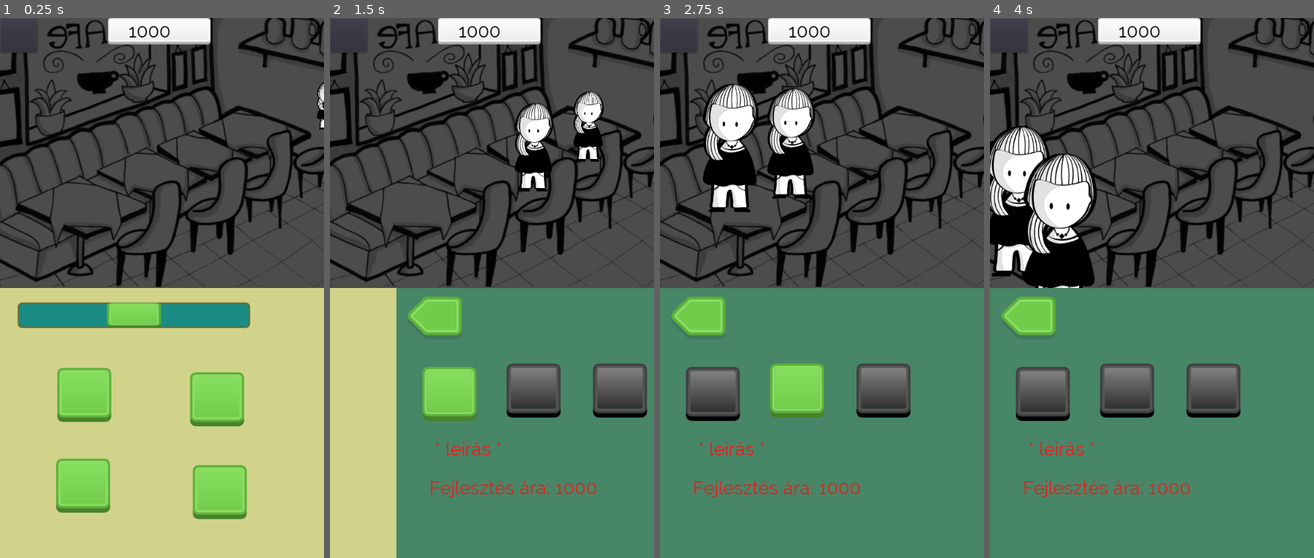
Above: before the commit, frames 1-4 (left to right).
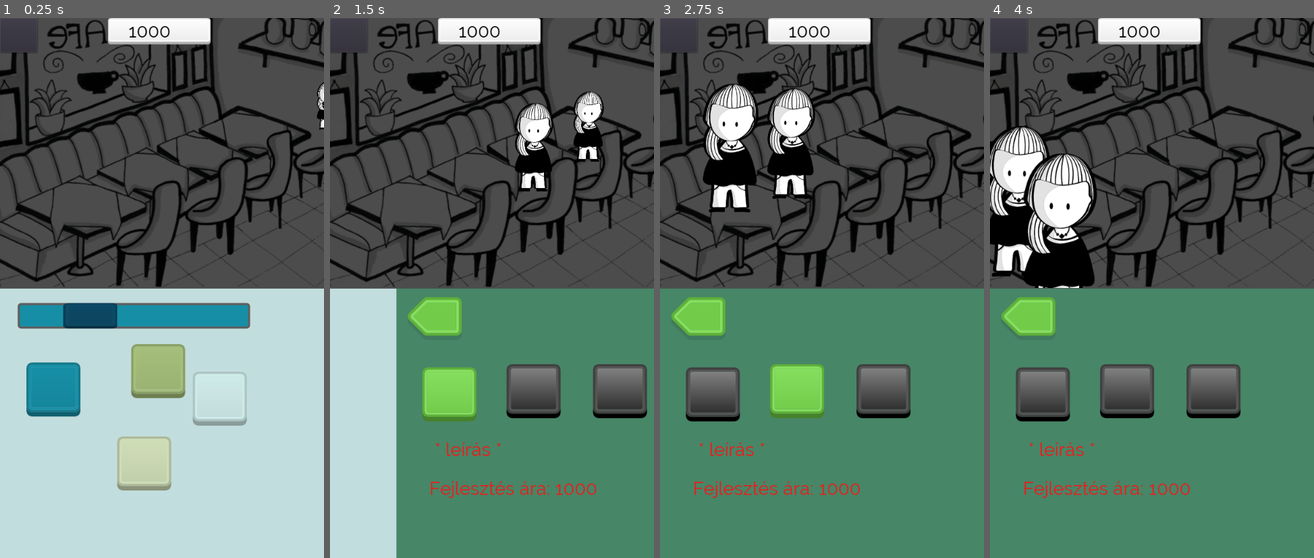
Above: after the commit, the same moments.

Repository: Balint197/BankToTheFuture2021
Game: Godot game, scene res://UI.tscn
The game is run twice, just before and just after one commit, with the same random seed, the same clock (stepped at 60 frames per second) and the same inputs.
Inputs (mouse positions are in pixels of both pictures, inside the frame that each line leads up to; where the layout moved, square brackets give the same spot in the first picture):
- Up to frame 1 (0.25 s): no input
- Up to frame 2 (1.5 s): click (349, 34) at 0.5 s; click (475, 460) [414, 396] at 1.25 s
- Up to frame 3 (2.75 s): click (705, 396) at 2 s
- Up to frame 4 (4 s): click (1126, 390) at 2.75 s; click (1213, 390) at 3.5 s

The runs differ from the first frame. In frame 1, 50% of the frame differs, in the area x 0-100%, y 50-100%; in frame 2, 11%; in frame 3, 0.9%; in frame 4, 0.9%.

Commit message:
UI testing, added white buttons

Diff:
--- a/UI.tscn
+++ b/UI.tscn
@@ -10,31 +10,36 @@
 [ext_resource path="res://assets/fonts/font.tres" type="DynamicFont" id=8]
 [ext_resource path="res://assets/buttons/disabled.png" type="Texture" id=9]
 [ext_resource path="res://UI.gd" type="Script" id=10]
+[ext_resource path="res://assets/buttons/whiteoff.png" type="Texture" id=11]
+[ext_resource path="res://assets/buttons/whiteon.png" type="Texture" id=12]
 
 [sub_resource type="StyleBoxTexture" id=1]
-texture = ExtResource( 5 )
+texture = ExtResource( 11 )
 region_rect = Rect2( 0, 0, 100, 100 )
+modulate_color = Color( 1, 0.643137, 0.572549, 1 )
 
 [sub_resource type="StyleBoxTexture" id=2]
-texture = ExtResource( 5 )
+texture = ExtResource( 11 )
 region_rect = Rect2( 0, 0, 100, 100 )
+modulate_color = Color( 0.0509804, 0.290196, 0.4, 1 )
 
 [sub_resource type="StyleBoxFlat" id=3]
-bg_color = Color( 0.105882, 0.552941, 0.521569, 1 )
+bg_color = Color( 0.0901961, 0.564706, 0.654902, 1 )
 border_width_left = 4
 border_width_top = 4
 border_width_right = 4
 border_width_bottom = 4
-border_color = Color( 0.494118, 0.380392, 0.0823529, 1 )
-border_blend = true
-corner_radius_top_left = 8
-corner_radius_top_right = 8
-corner_radius_bottom_right = 8
-corner_radius_bottom_left = 8
+border_color = Color( 0.376471, 0.376471, 0.376471, 1 )
+corner_radius_top_left = 6
+corner_radius_top_right = 6
+corner_radius_bottom_right = 6
+corner_radius_bottom_left = 6
+corner_detail = 7
 
 [sub_resource type="StyleBoxTexture" id=4]
-texture = ExtResource( 4 )
+texture = ExtResource( 12 )
 region_rect = Rect2( 0, 0, 100, 100 )
+modulate_color = Color( 0.545098, 0.478431, 0.368627, 1 )
 
 [sub_resource type="Animation" id=5]
 resource_name = "scroll"
@@ -98,10 +103,10 @@
 [node name="gameUI" parent="ViewportContainer/Viewport" instance=ExtResource( 2 )]
 
 [node name="ColorRect" type="ColorRect" parent="."]
-margin_top = 500.0
+margin_top = 501.0
 margin_right = 600.0
-margin_bottom = 1000.0
-color = Color( 0.823529, 0.831373, 0.545098, 1 )
+margin_bottom = 1001.0
+color = Color( 0.764706, 0.870588, 0.870588, 1 )
 script = ExtResource( 6 )
 __meta__ = {
 "_edit_use_anchors_": false
@@ -117,51 +122,55 @@
 custom_styles/scroll = SubResource( 3 )
 custom_styles/grabber_pressed = SubResource( 4 )
 step = 1.0
-value = 50.0
+value = 25.0
 __meta__ = {
 "_edit_use_anchors_": false
 }
 
 [node name="TextureButton" type="TextureButton" parent="ColorRect"]
-margin_left = 106.026
-margin_top = 147.964
-margin_right = 207.026
-margin_bottom = 247.964
-texture_normal = ExtResource( 5 )
-texture_pressed = ExtResource( 4 )
+modulate = Color( 0.815686, 0.870588, 0.721569, 1 )
+margin_left = 217.026
+margin_top = 273.964
+margin_right = 318.026
+margin_bottom = 373.964
+texture_normal = ExtResource( 11 )
+texture_pressed = ExtResource( 12 )
 __meta__ = {
 "_edit_use_anchors_": false
 }
 
 [node name="TextureButton2" type="TextureButton" parent="ColorRect"]
-margin_left = 352.266
-margin_top = 155.957
-margin_right = 453.266
-margin_bottom = 255.957
-texture_normal = ExtResource( 5 )
-texture_pressed = ExtResource( 4 )
+modulate = Color( 0.815686, 0.92549, 0.917647, 1 )
+margin_left = 357.266
+margin_top = 153.957
+margin_right = 458.266
+margin_bottom = 253.957
+texture_normal = ExtResource( 11 )
+texture_pressed = ExtResource( 12 )
 __meta__ = {
 "_edit_use_anchors_": false
 }
 
 [node name="TextureButton3" type="TextureButton" parent="ColorRect"]
-margin_left = 104.101
-margin_top = 315.956
-margin_right = 205.101
-margin_bottom = 415.956
-texture_normal = ExtResource( 5 )
-texture_pressed = ExtResource( 4 )
+modulate = Color( 0.0901961, 0.564706, 0.654902, 1 )
+margin_left = 49.101
+margin_top = 136.956
+margin_right = 150.101
+margin_bottom = 236.956
+texture_normal = ExtResource( 11 )
+texture_pressed = ExtResource( 12 )
 __meta__ = {
 "_edit_use_anchors_": false
 }
 
 [node name="TextureButton4" type="TextureButton" parent="ColorRect"]
-margin_left = 357.439
-margin_top = 328.037
-margin_right = 458.439
-margin_bottom = 428.037
-texture_normal = ExtResource( 5 )
-texture_pressed = ExtResource( 4 )
+modulate = Color( 0.65098, 0.74902, 0.482353, 1 )
+margin_left = 243.439
+margin_top = 103.037
+margin_right = 344.439
+margin_bottom = 203.037
+texture_normal = ExtResource( 11 )
+texture_pressed = ExtResource( 12 )
 __meta__ = {
 "_edit_use_anchors_": false
 }
@@ -472,7 +481,6 @@
 "_edit_lock_": true,
 "_edit_use_anchors_": false
 }
-[connection signal="newCustomer" from="controller" to="ViewportContainer/Viewport/gameUI" method="_on_controller_newCustomer"]
 [connection signal="timeout" from="controller/DayTimer" to="." method="_on_DayTimer_timeout"]
 [connection signal="timeout" from="controller/DayTimer" to="controller" method="_on_DayTimer_timeout"]
 [connection signal="button_up" from="ColorRect/TextureButton" to="ColorRect" method="_on_TextureButton_button_up"]
--- a/controller.gd
+++ b/controller.gd
@@ -1,7 +1,5 @@
 extends Node2D
 #Main controller
-
-signal newCustomer
 
 #---------------------------START OF LOADING CLASSES---------------------------------------------------------#
 var buffetClass = preload("Buffet.gd")
Not shown: 1 places in UI.tscn that only renumber resources
Binary file added: assets/buttons/whiteoff.png
Not shown, added: assets/buttons/whiteoff.png.import
Binary file added: assets/buttons/whiteon.png
Not shown, added: assets/buttons/whiteon.png.import
